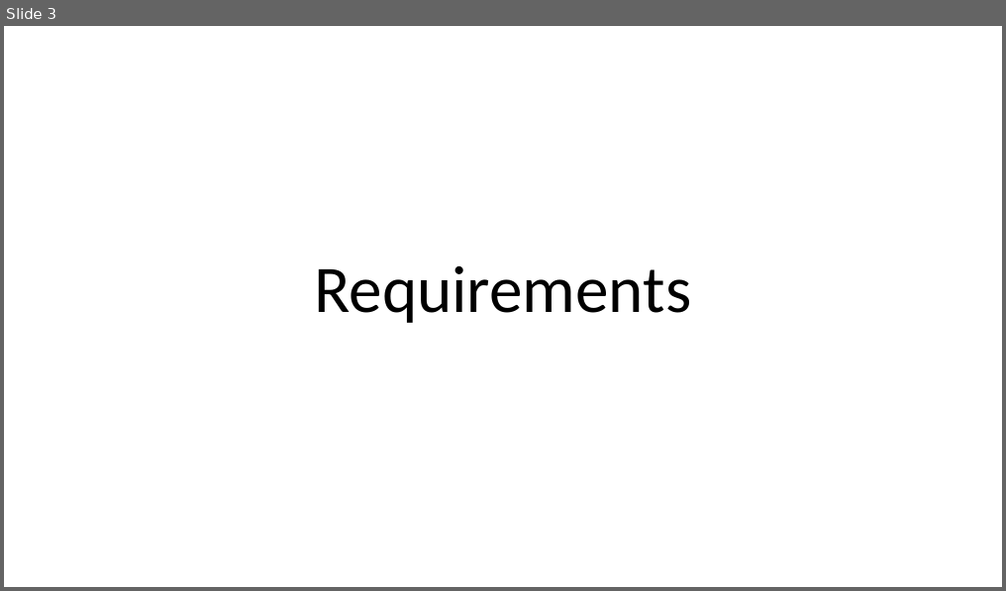
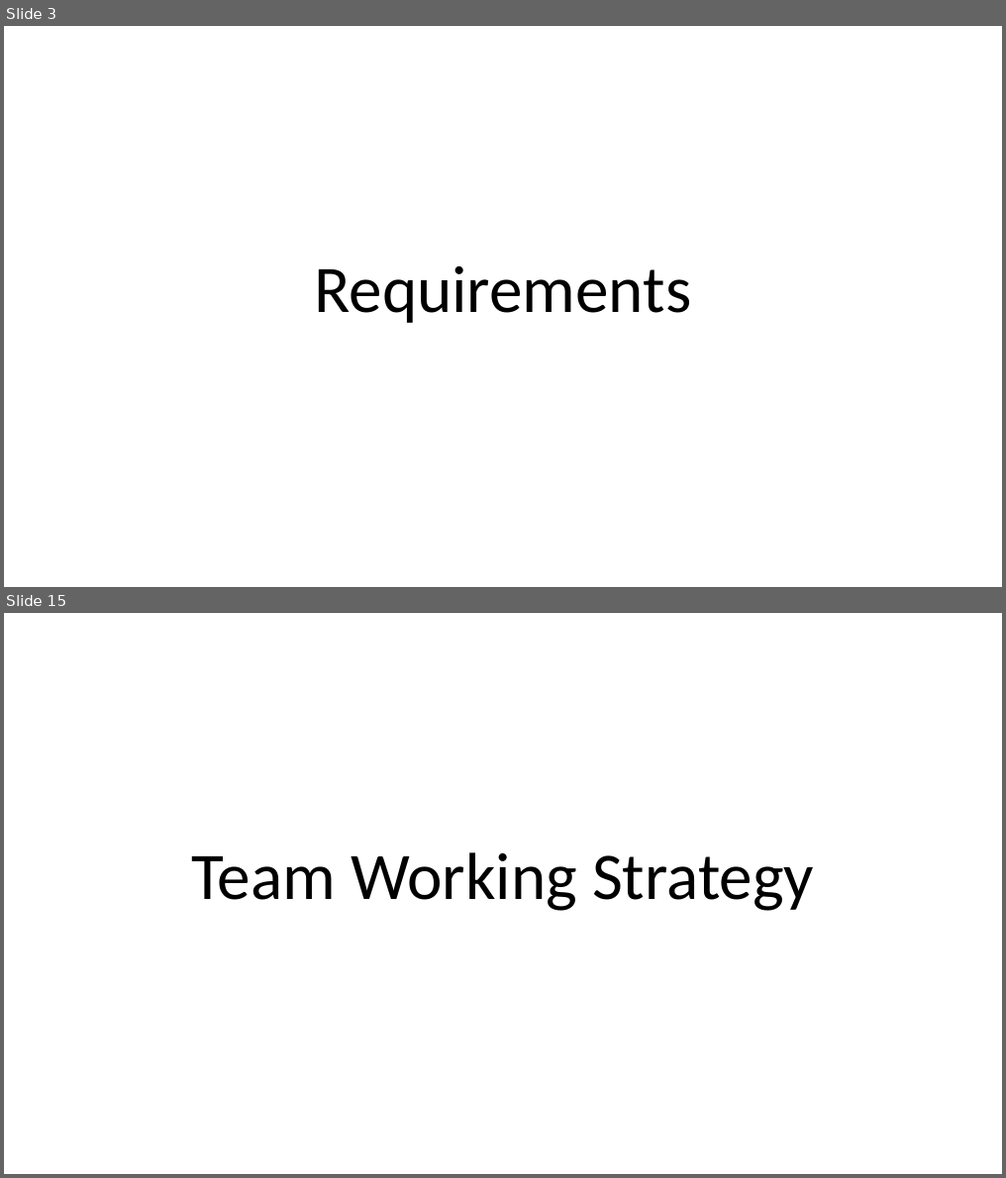
Before and after one commit to henryfallows13/Assesment3-DoghnutOrderSystem, a slide deck: Henry/Ford Order System Preasentation .pptx. Shown one above the other, each under a label of ours: slide 3 before the commit, slides 3 and 15 after it; the slides between them are not shown. The pictures are 1006x591 and 1006x1178 pixels, drawn with LibreOffice and Linux fonts; fonts in the diff are those of the drawing. Boxes give left, top, right and bottom in pixels: in the first picture for what was removed or moved away, otherwise in the second. Text is boxed around its words. In the diff, an @@ line names an element or a change of style, - is before the commit and + after.

```diff
--- a/Henry/Ford Order System Preasentation .pptx
+++ b/Henry/Ford Order System Preasentation .pptx
@@ slide 15 added at (x1=4, y1=613, x2=1002, y2=1174), background #FFFFFF @@
@@ title added at (x1=191, y1=853, x2=814, y2=911), 128 pt, text #000000 @@
+Team Working Strategy
```
Also in this commit, not shown: 8 slides changed, 9 other slides added, 2 other files.
